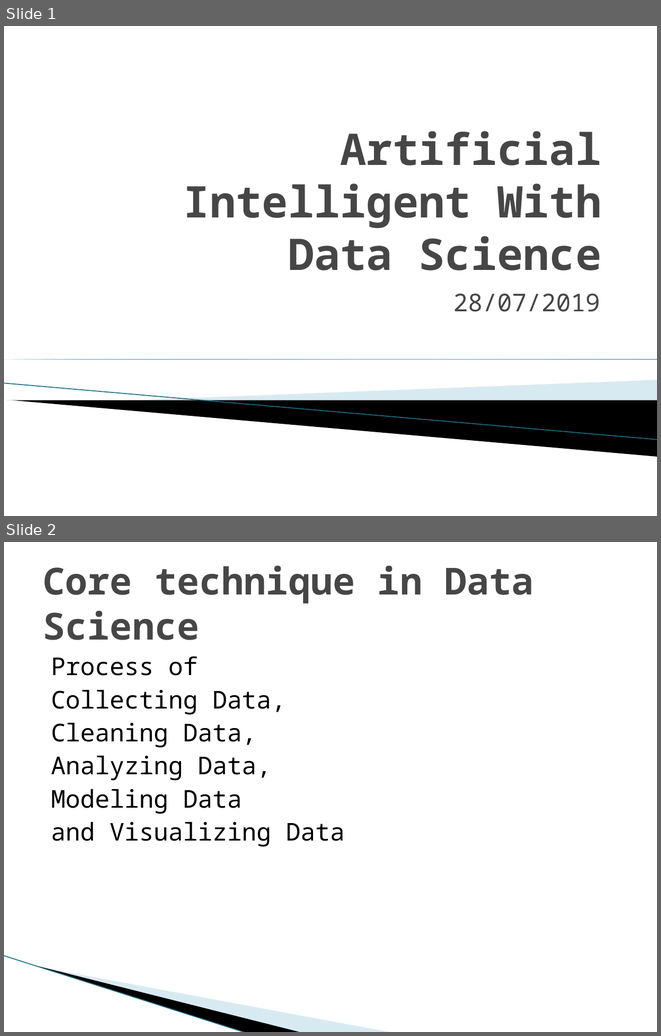
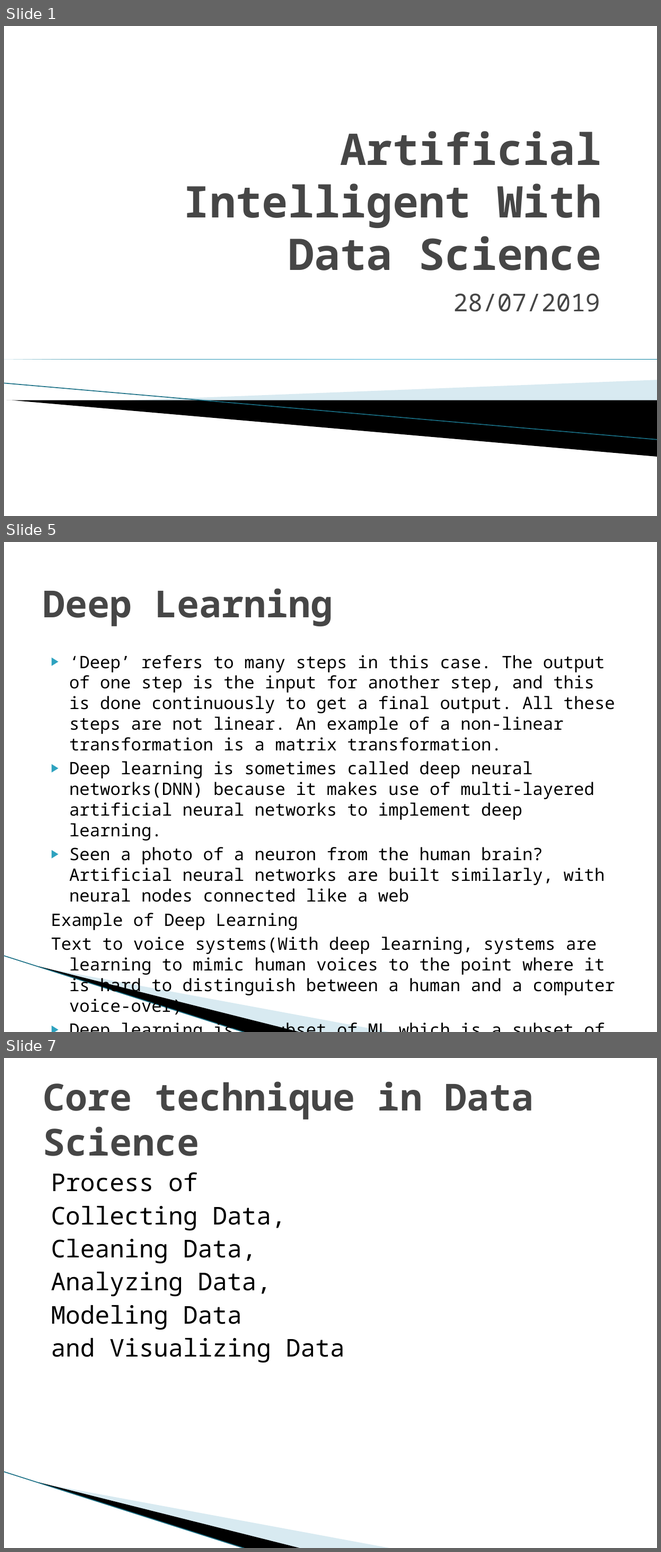
Before and after one commit to vijayakumarSankaran/Hello-GitHub, a slide deck: Artificial Intelligent With DataScience_Presentation.pptx. Shown one above the other, each under a label of ours: slides 1 and 2 before the commit, slides 1, 5 and 7 after it; the slides between them are not shown. The pictures are 661x1036 and 661x1552 pixels, drawn with LibreOffice and Linux fonts; fonts in the diff are those of the drawing; background and template pictures are left out. Boxes give left, top, right and bottom in pixels: in the first picture for what was removed or moved away, otherwise in the second. Text is boxed around its words. In the diff, an @@ line names an element or a change of style, - is before the commit and + after.

Commit message:
updated
ppt updated

```diff
--- a/Artificial Intelligent With DataScience_Presentation.pptx
+++ b/Artificial Intelligent With DataScience_Presentation.pptx
@@ slide 5 added at [4,542,657,1032], background #FFFFFF; not listed: 3 template elements that a slide beside it also shows @@
@@ title added at [43,588,333,626], 41 pt, text #464646, bold @@
+Deep Learning
@@ text added at [51,655,615,1014], 18.9 pt, text #000000 @@
+▶ ‘Deep’ refers to many steps in this case. The output of one step is the input for another step, and this is done continuously to get a final output. All these steps are not linear. An example of a non-linear transformation is a matrix transformation.
+▶ Deep learning is sometimes called deep neural networks(DNN) because it makes use of multi-layered artificial neural networks to implement deep learning.
+▶ Seen a photo of a neuron from the human brain? Artificial neural networks are built similarly, with neural nodes connected like a web
+Example of Deep Learning
+Text to voice systems(With deep learning, systems are learning to mimic human voices to the point where it is hard to distinguish between a human and a computer voice-over)
+▶ Deep learning is a subset of ML which is a subset of AI, so it is AI.
@@ what was slide 2 is now slide 7 @@
```
Also in this commit, not shown: 5 other slides added.
